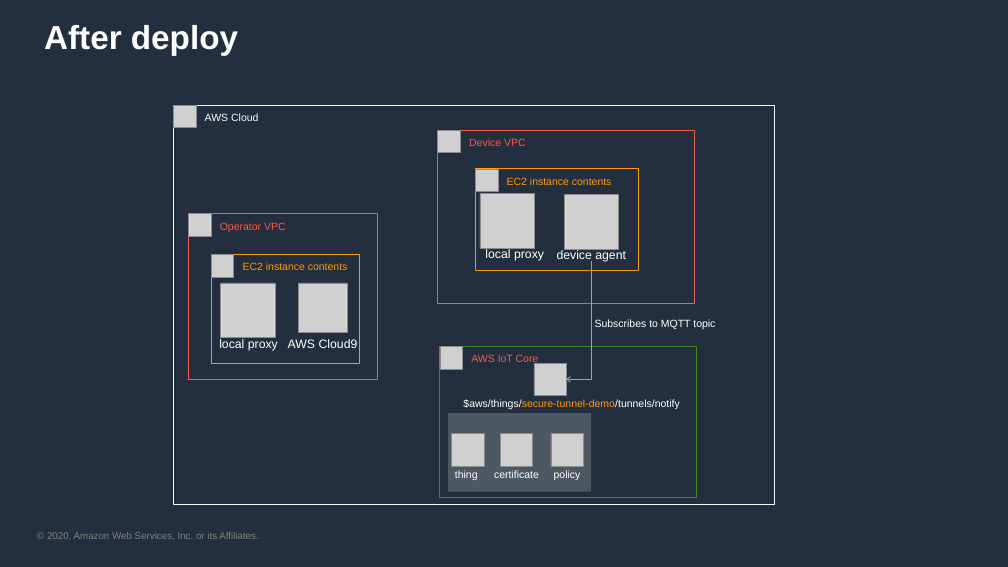
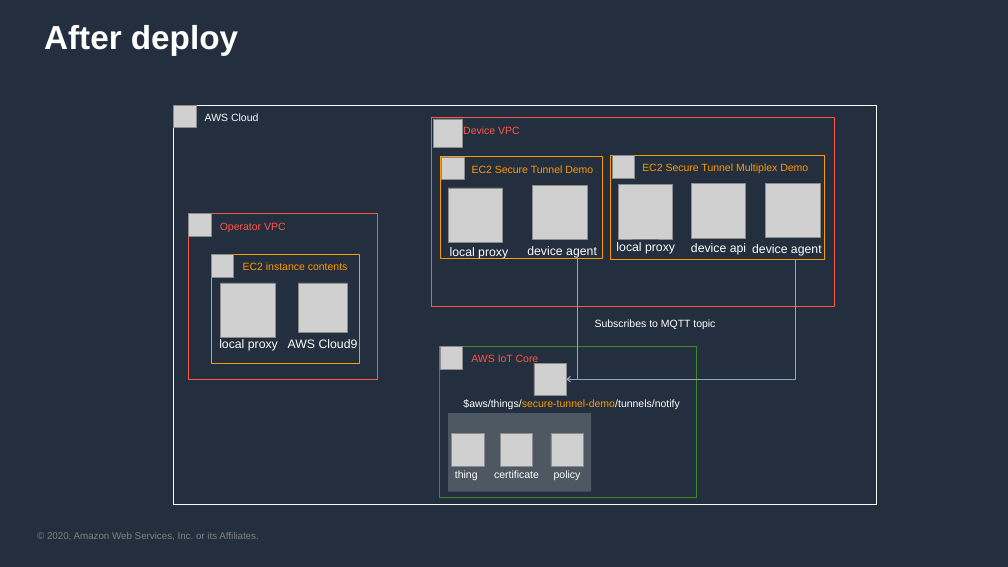
Before and after one commit to aws-samples/iot-secure-tunneling-demo, a slide deck: slide 4 of ppt/diagrams.pptx. Drawn at 1008x567 pixels with LibreOffice and Linux fonts; fonts in the diff are those of the drawing; grey boxes stand for pictures; background and template pictures are left out. Boxes give left, top, right and bottom in pixels: in the first picture for what was removed or moved away, otherwise in the second. Text is boxed around its words. In the diff, an @@ line names an element or a change of style, - is before the commit and + after.

```diff
--- a/ppt/diagrams.pptx
+++ b/ppt/diagrams.pptx
@@ rectangle "AWS Cloud": place and size @@
-rectangle "AWS Cloud" at box(173, 105, 774, 504)
+rectangle "AWS Cloud" at box(173, 105, 876, 504)
@@ rectangle "Device VPC": place and size @@
-rectangle "Device VPC" at box(438, 130, 694, 303)
+rectangle "Device VPC" at box(432, 117, 835, 306)
@@ picture: place and size @@
-picture at box(438, 130, 461, 152)
+picture at box(433, 119, 462, 148)
@@ rectangle "EC2 Secure Tunnel Demo": place and size @@
-rectangle "EC2 Secure Tunnel Demo" at box(475, 169, 638, 270)
+rectangle "EC2 Secure Tunnel Demo" at box(440, 157, 602, 258)
@@ picture: place and size @@
-picture at box(475, 169, 498, 192)
+picture at box(442, 157, 464, 180)
@@ text in rectangle at box(472, 165, 593, 173): text changed @@
-EC2 instance contents
+EC2 Secure Tunnel Demo
@@ rectangle added at box(611, 155, 825, 260), outline #FF9900 1 pt, 12 pt, text #FF9900 @@
+EC2 Secure Tunnel Multiplex Demo
@@ picture added at box(612, 156, 635, 178) @@
@@ picture: place and size @@
-picture at box(480, 193, 534, 248)
+picture at box(448, 188, 502, 242)
@@ picture: place and size @@
-picture at box(564, 195, 618, 249)
+picture at box(533, 185, 587, 239)
@@ picture added at box(619, 185, 673, 239) @@
@@ picture added at box(691, 183, 745, 238) @@
@@ picture added at box(765, 183, 820, 238) @@
@@ text "local proxy": place and size @@
-text "local proxy" at box(485, 249, 544, 261)
+text "local proxy" at box(450, 247, 508, 259)
@@ text "device agent": place and size @@
-text "device agent" at box(557, 249, 626, 262)
+text "device agent" at box(527, 246, 597, 258)
@@ elbow arrow moved from (592, 261) - (566, 379) to (578, 255) - (566, 379) @@
@@ elbow arrow added from (794, 260) to (566, 379), #8FA7C4 1 pt @@
@@ text added at box(616, 242, 675, 254), 14 pt, text #FFFFFF @@
+local proxy
@@ text added at box(691, 243, 746, 255), 14 pt, text #FFFFFF @@
+device api
@@ text added at box(752, 244, 822, 256), 14 pt, text #FFFFFF @@
+device agent
```
Also in this commit, not shown: 4 other slides changed, 2 slides added, 19 other files.
